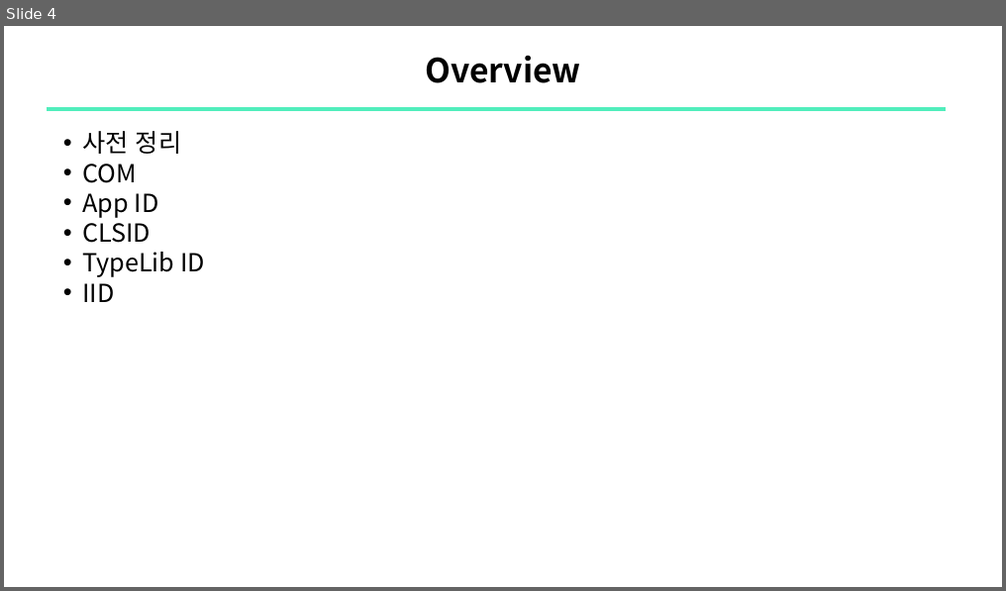
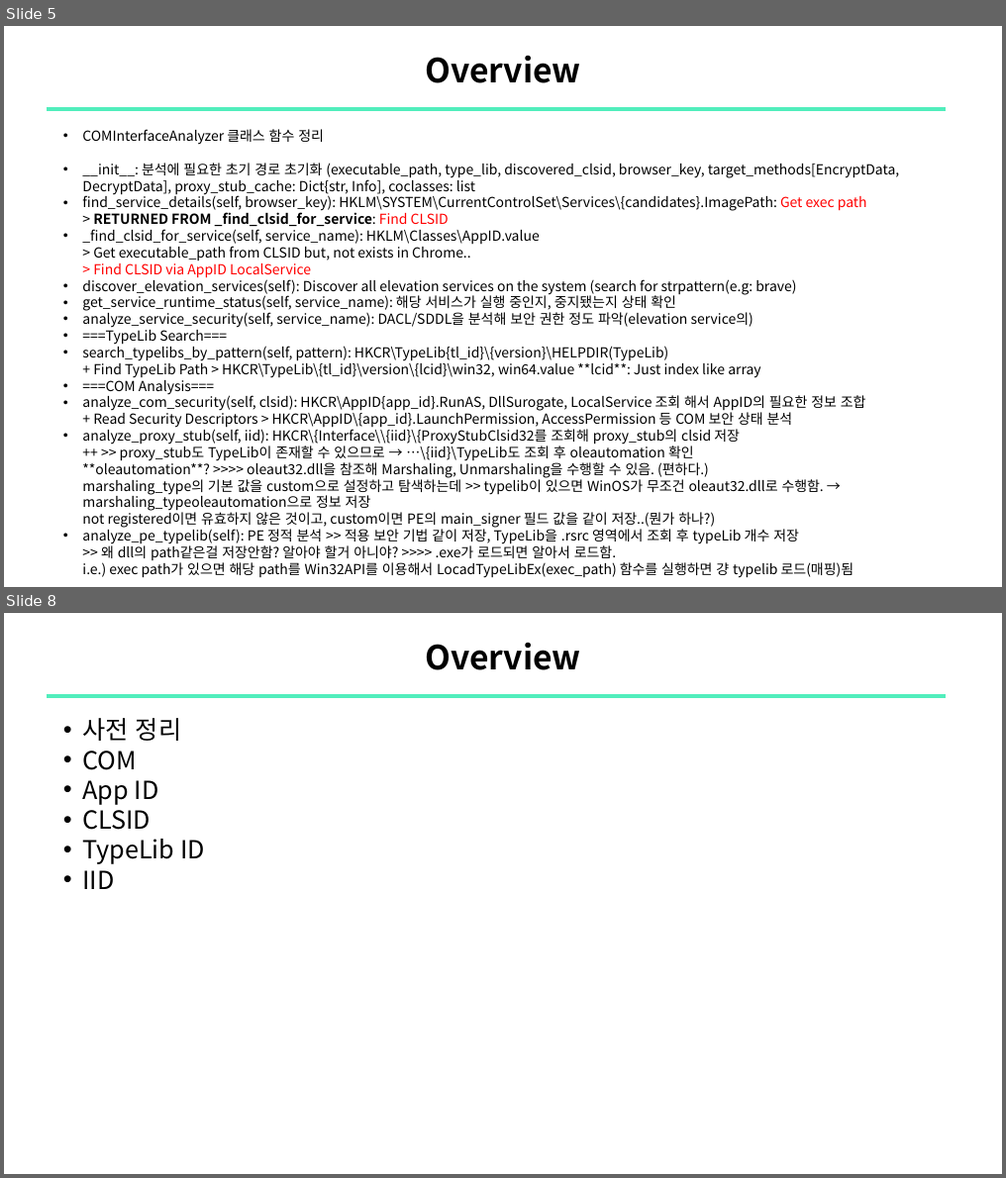
Before and after one commit to sewonpark-sec/SSL-Seminar, a slide deck: 16_COMrade_ABE_Analysis.pptx. Shown one above the other, each under a label of ours: slide 4 before the commit, slides 5 and 8 after it; the slides between them are not shown. The pictures are 1006x591 and 1006x1178 pixels, drawn with LibreOffice and Linux fonts; fonts in the diff are those of the drawing. Boxes give left, top, right and bottom in pixels: in the first picture for what was removed or moved away, otherwise in the second. Text is boxed around its words. In the diff, an @@ line names an element or a change of style, - is before the commit and + after.

Commit message:
upload: COMrade ABE Analysis

```diff
--- a/16_COMrade_ABE_Analysis.pptx
+++ b/16_COMrade_ABE_Analysis.pptx
@@ slide 5 added at box(4, 26, 1002, 587), background #FFFFFF @@
@@ title added at box(425, 55, 581, 83), 24 pt, text #000000, bold @@
+Overview
@@ line added from (46, 109) to (946, 109), #51EEBC 3 pt @@
@@ text added at box(82, 129, 899, 578), 10 pt, text #000000 @@
+    • COMInterfaceAnalyzer 클래스 함수 정리
+    • __init__: 분석에 필요한 초기 경로 초기화 (executable_path, type_lib, discovered_clsid, browser_key, target_methods[EncryptData, DecryptData], proxy_stub_cache: Dict{str, Info], coclasses: list
+    • find_service_details(self, browser_key): HKLM\SYSTEM\CurrentControlSet\Services\{candidates}.ImagePath: Get exec path
+      > RETURNED FROM _find_clsid_for_service: Find CLSID
+    • _find_clsid_for_service(self, service_name): HKLM\Classes\AppID.value
+      > Get executable_path from CLSID but, not exists in Chrome..
+      > Find CLSID via AppID LocalService
+    • discover_elevation_services(self): Discover all elevation services on the system (search for strpattern(e.g: brave)
+    • get_service_runtime_status(self, service_name): 해당 서비스가 실행 중인지, 중지됐는지 상태 확인
+    • analyze_service_security(self, service_name): DACL/SDDL을 분석해 보안 권한 정도 파악(elevation service의)
+    • ===TypeLib Search===
+    • search_typelibs_by_pattern(self, pattern): HKCR\TypeLib{tl_id}\{version}\HELPDIR(TypeLib)
+      + Find TypeLib Path > HKCR\TypeLib\{tl_id}\version\{lcid}\win32, win64.value **lcid**: Just index like array
+    • ===COM Analysis===
+    • analyze_com_security(self, clsid): HKCR\AppID{app_id}.RunAS, DllSurogate, LocalService 조회 해서 AppID의 필요한 정보 조합
+      + Read Security Descriptors > HKCR\AppID\{app_id}.LaunchPermission, AccessPermission 등 COM 보안 상태 분석
+    • analyze_proxy_stub(self, iid): HKCR\{Interface\\{iid}\{ProxyStubClsid32를 조회해 proxy_stub의 clsid 저장
+      ++ >> proxy_stub도 TypeLib이 존재할 수 있으므로 → …\{iid}\TypeLib도 조회 후 oleautomation 확인
+      **oleautomation**? >>>> oleaut32.dll을 참조해 Marshaling, Unmarshaling을 수행할 수 있음. (편하다.)
+      marshaling_type의 기본 값을 custom으로 설정하고 탐색하는데 >> typelib이 있으면 WinOS가 무조건 oleaut32.dll로 수행함. → marshaling_typeoleautomation으로 정보 저장
+      not registered이면 유효하지 않은 것이고, custom이면 PE의 main_signer 필드 값을 같이 저장..(뭔가 하나?)
+    • analyze_pe_typelib(self): PE 정적 분석 >> 적용 보안 기법 같이 저장, TypeLib을 .rsrc 영역에서 조회 후 typeLib 개수 저장
+      >> 왜 dll의 path같은걸 저장안함? 알아야 할거 아니야? >>>> .exe가 로드되면 알아서 로드함.
+      i.e.) exec path가 있으면 해당 path를 Win32API를 이용해서 LocadTypeLibEx(exec_path) 함수를 실행하면 걍 typelib 로드(매핑)됨
@@ what was slide 4 is now slide 8 @@
```
Also in this commit, not shown: 1 slide changed, 3 other slides added.
